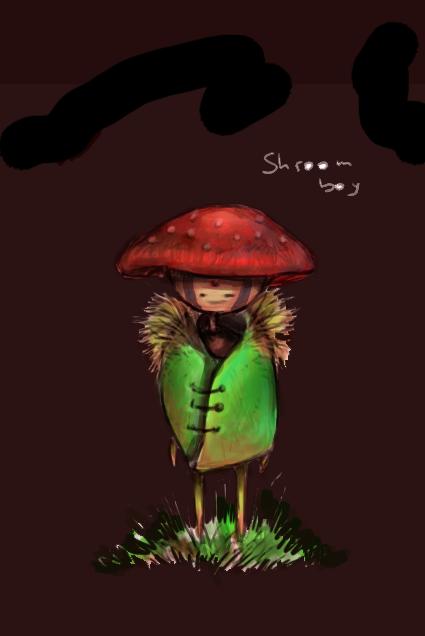
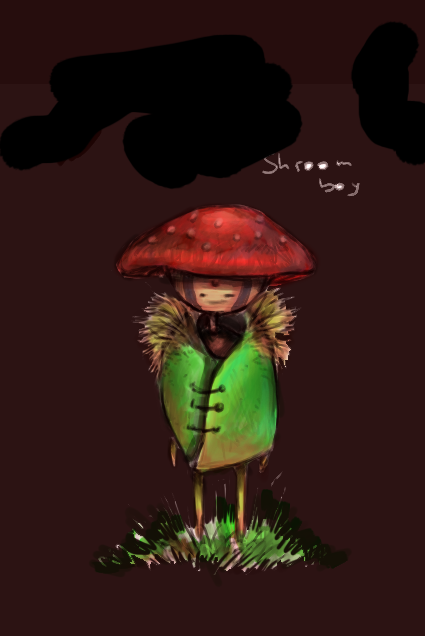
The second 425px x 636px image is a revision of the first. Changes to its layers:
painted on "Layer 1" over [48, 34, 303, 189]
